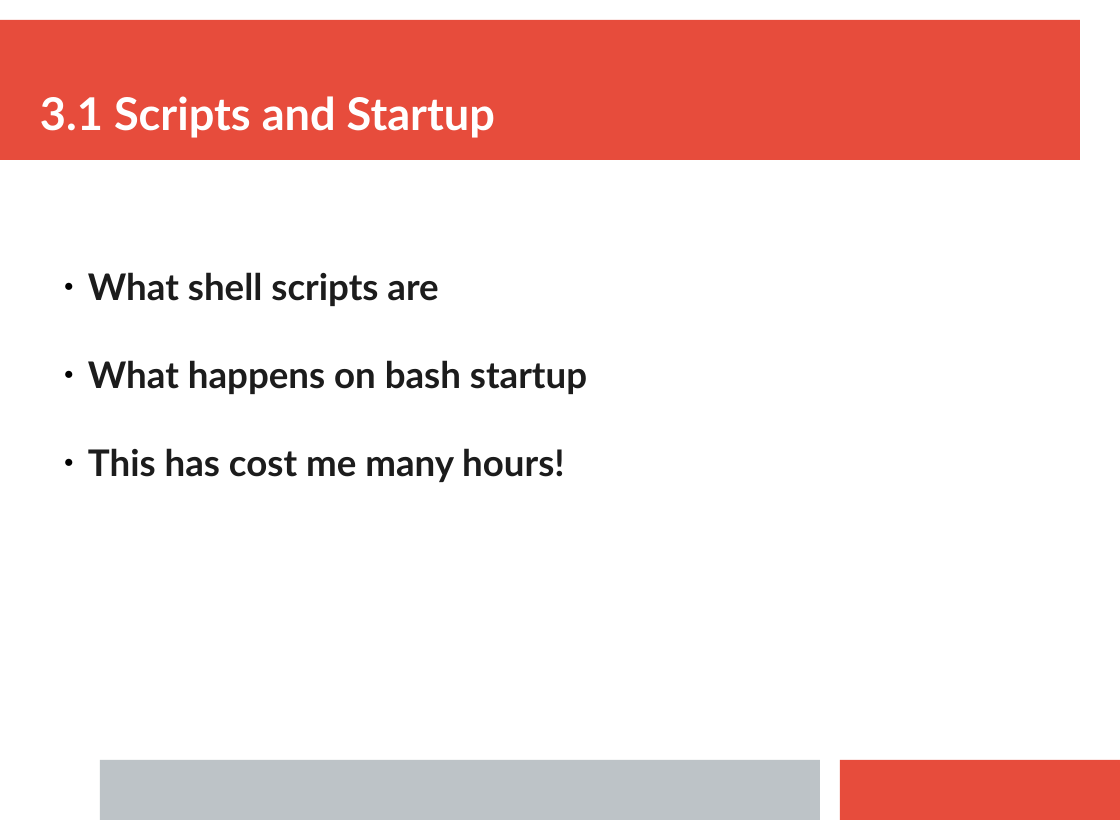
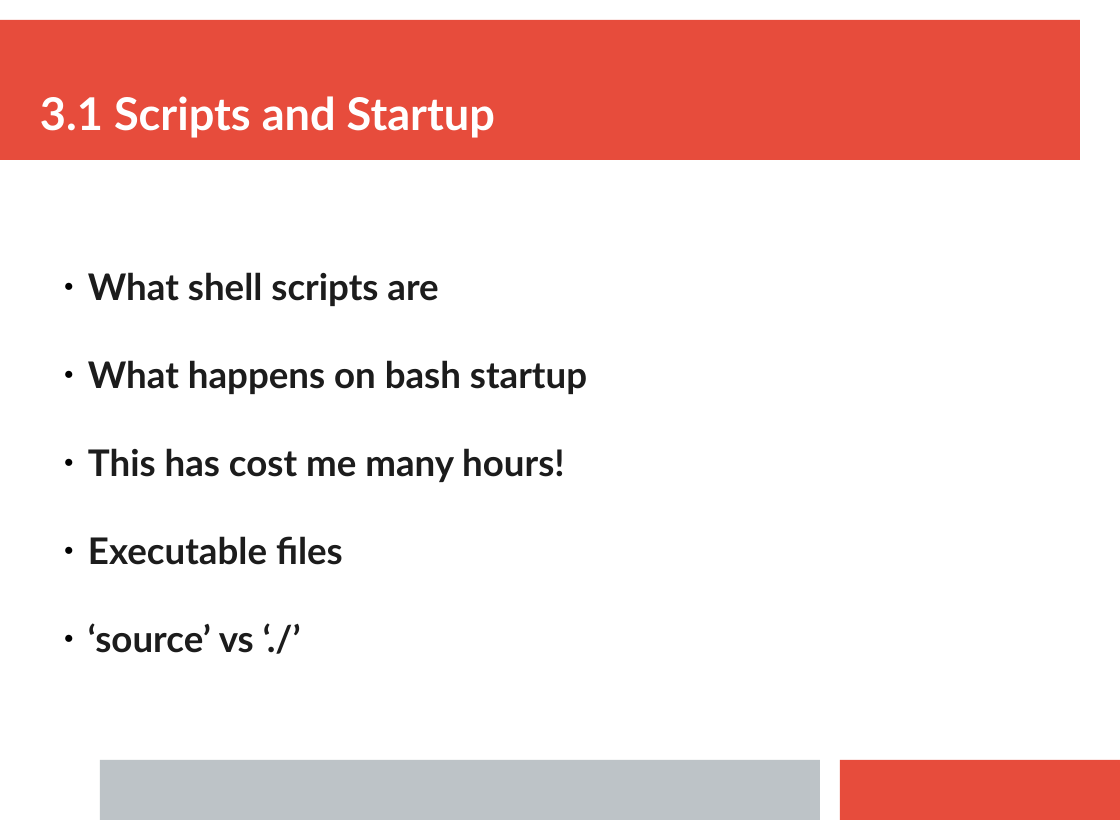
Before and after one commit to ianmiell/introduction-to-bash, a slide deck: slide 43 of slides/introduction_to_bash.pptx (slide 71 before the commit). Drawn at 1120x840 pixels with LibreOffice and Linux fonts; fonts in the diff are those of the drawing. Boxes give left, top, right and bottom in pixels: in the first picture for what was removed or moved away, otherwise in the second. Text is boxed around its words. In the diff, an @@ line names an element or a change of style, - is before the commit and + after.

```diff
--- a/slides/introduction_to_bash.pptx
+++ b/slides/introduction_to_bash.pptx
@@ text at (88,536,343,653): paragraphs added @@
+  ● Executable files
+  ● ‘source’ vs ‘./’
```
Also in this commit, not shown: 43 other slides changed, 1 slide added, 10 slides removed, 27 other files.
